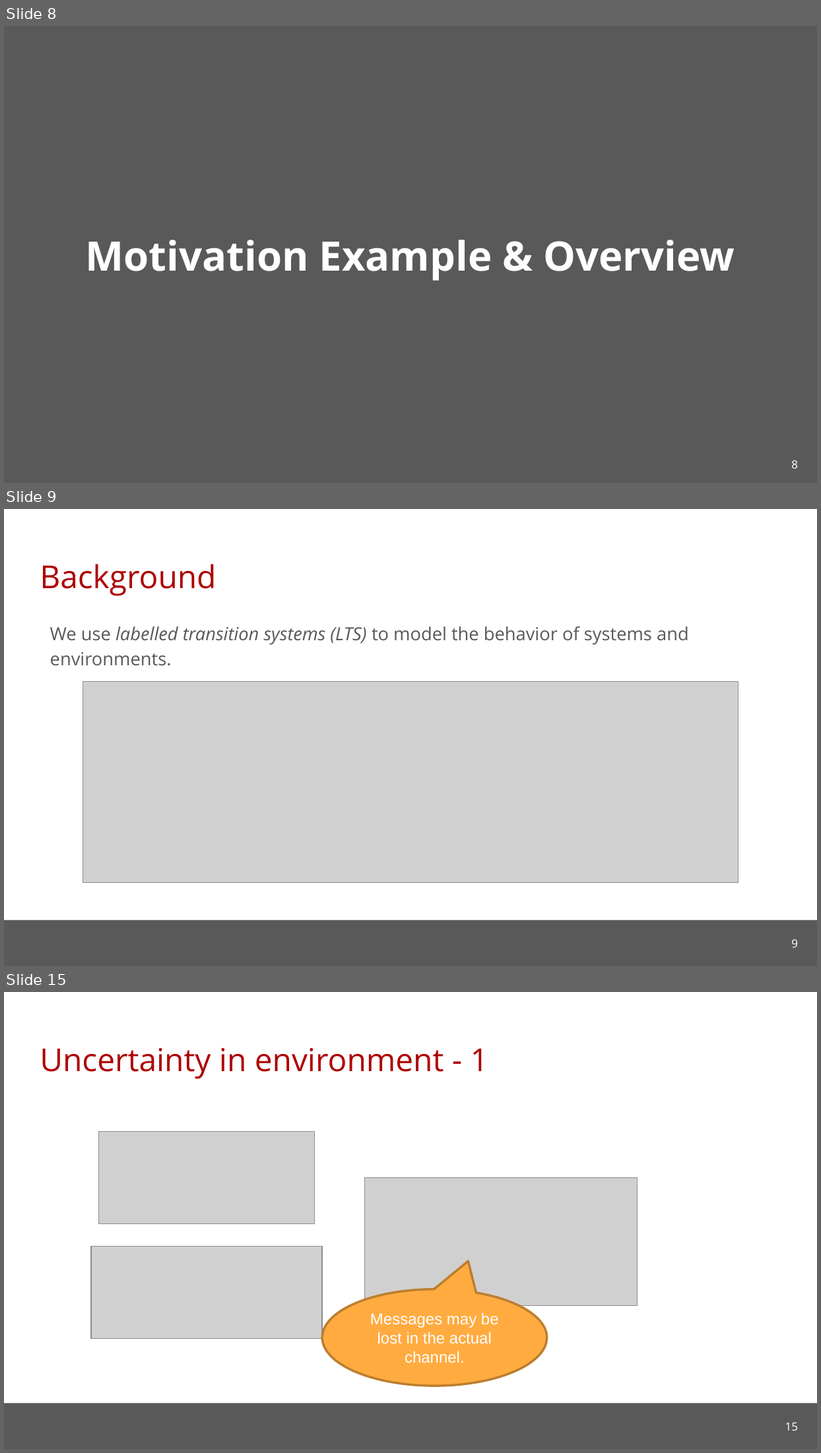
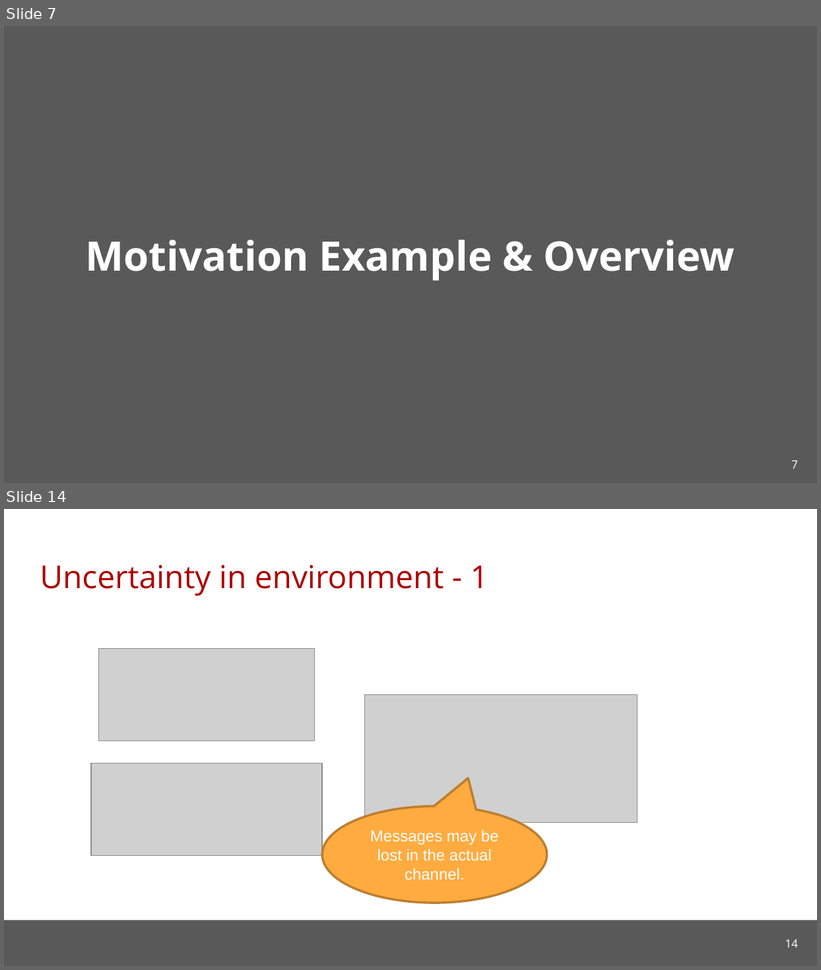
Before and after one commit to cmu-soda/Robustness, a slide deck: Robustness.pptx. Shown one above the other, each under a label of ours: slides 8, 9 and 15 before the commit, slides 7 and 14 after it; the slides between them are not shown. The pictures are 821x1453 and 821x970 pixels, drawn with LibreOffice and Linux fonts; fonts in the diff are those of the drawing; grey boxes stand for pictures; background and template pictures are left out. Boxes give left, top, right and bottom in pixels: in the first picture for what was removed or moved away, otherwise in the second. Text is boxed around its words. In the diff, an @@ line names an element or a change of style, - is before the commit and + after.

```diff
--- a/Robustness.pptx
+++ b/Robustness.pptx
@@ slide 9 removed at [4,509,817,966], background #FFFFFF; not listed: 1 template element that a slide beside it also shows @@
@@ title removed at [40,564,216,596] @@
-Background
@@ text removed at [50,626,689,666] @@
-We use labelled transition systems (LTS) to model the behavior of systems and environments.
@@ picture removed at [83,681,738,882] @@
@@ page number removed at [791,939,798,948] @@
-9
@@ what was slide 8 is now slide 7 @@
@@ page number at [791,461,798,469]: text changed @@
-8
+7
@@ what was slide 15 is now slide 14 @@
@@ page number at [785,939,798,948]: text changed @@
-15
+14
```
Also in this commit, not shown: 7 slides changed, 2 slides added, 2 other slides removed.
